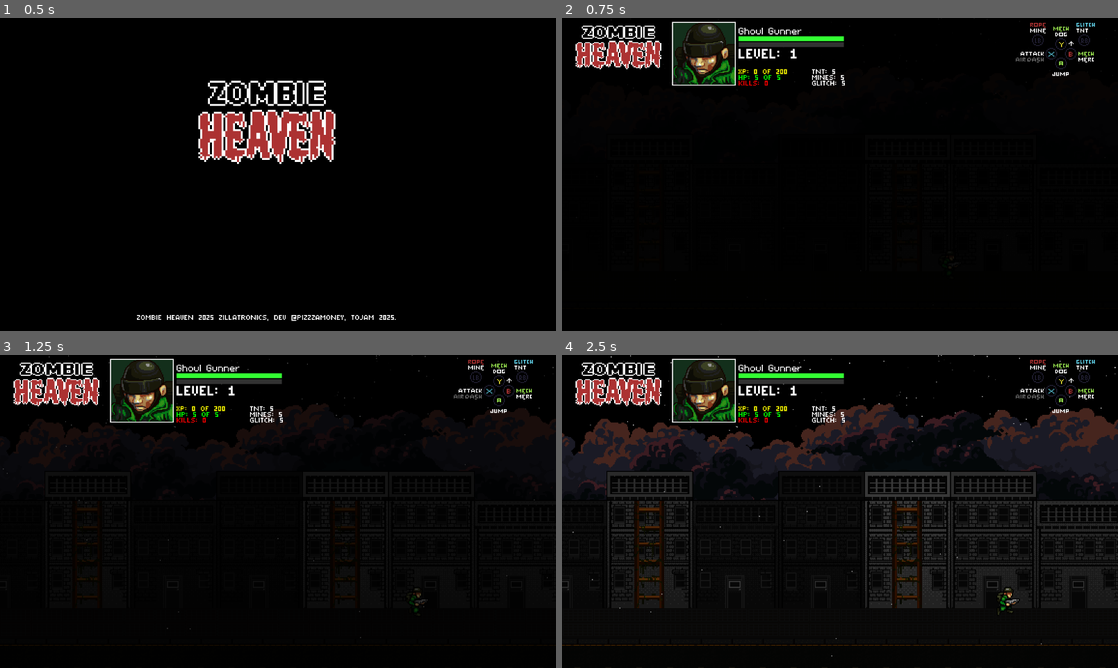
Above: before the commit, frames 1-4 (two rows, left to right).
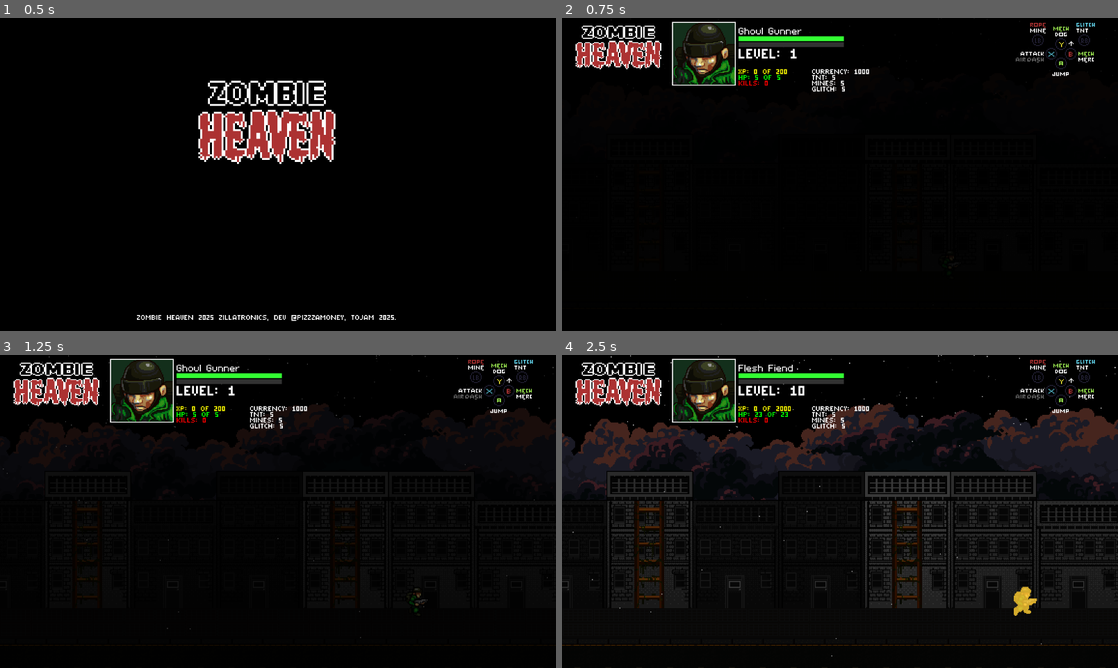
Above: after the commit, the same moments.

Repository: Tekknobot/ZombieSlug
Game: Godot game, scene res://Scenes/Titlescreen.tscn
Same seed, same stepped clock (60 frames per second), same inputs: the game is played once before the commit and once after it.
Inputs:
- Up to frame 1 (0.5 s): no input
- Up to frame 2 (0.75 s): tap Enter (ui_accept) at 0.5 s; hold Right (ui_right) from 0.53 s (still down)
- Up to frame 3 (1.25 s): keep holding Right (ui_right); tap Enter (ui_accept) at 0.77 s
- Up to frame 4 (2.5 s): release Right (ui_right) at 1.28 s; hold Down (ui_down) 1.28-2.03 s; tap Enter (ui_accept) at 1.52 s; hold Right (ui_right) from 2.03 s (still down)

Frame 1 is identical in both runs. In frame 2, 0.3% of the frame differs, in the area x 44-56%, y 16-24%; in frame 3, 0.3%; in frame 4, 0.8%, in the area x 31-86%, y 3-84%.

Commit message:
Keep working on shop ui.

Diff:
--- a/Scenes/Main.tscn
+++ b/Scenes/Main.tscn
@@ -28,6 +28,8 @@
 [ext_resource type="Script" path="res://Scripts/music_random.gd" id="25_te7ld"]
 [ext_resource type="AudioStream" uid="uid://63yq6nmq73ny" path="res://Audio/Tracks/80s Zombie (Demo).mp3" id="26_6i0e4"]
 [ext_resource type="PackedScene" uid="uid://b6ws8bsbmvreg" path="res://Scenes/Effects/Rain_system.scn" id="26_rksku"]
+[ext_resource type="Script" path="res://UI/shop_trigger.gd" id="29_bfhrc"]
+[ext_resource type="PackedScene" uid="uid://mmhaqmvnwmyf" path="res://UI/shop_ui.tscn" id="30_4rxpf"]
 
 [sub_resource type="RectangleShape2D" id="RectangleShape2D_5n51e"]
 size = Vector2(1, 31)
@@ -112,6 +114,8 @@
 [sub_resource type="StyleBoxFlat" id="StyleBoxFlat_5fma5"]
 bg_color = Color(1, 1, 0, 1)
 
+[sub_resource type="RectangleShape2D" id="RectangleShape2D_d2peu"]
+
 [node name="Level" type="Node2D"]
 
 [node name="Roofs" type="Node2D" parent="."]
@@ -7334,11 +7338,17 @@
 
 [node name="Bumpers" type="VBoxContainer" parent="HUD/TopLeft"]
 layout_mode = 0
-offset_left = 258.5
+offset_left = 259.0
 offset_top = 47.0
-offset_right = 308.5
-offset_bottom = 75.0
+offset_right = 329.0
+offset_bottom = 81.0
 theme_override_constants/separation = -10
+
+[node name="CURRENCY" type="RichTextLabel" parent="HUD/TopLeft/Bumpers"]
+custom_minimum_size = Vector2(50, 16)
+layout_mode = 2
+theme_override_fonts/normal_font = ExtResource("7_vaiej")
+text = "CURRENCY: 5"
 
 [node name="TNT" type="RichTextLabel" parent="HUD/TopLeft/Bumpers"]
 custom_minimum_size = Vector2(50, 16)
@@ -7359,7 +7369,7 @@
 text = "GLITCH: 5"
 
 [node name="Music" type="AudioStreamPlayer2D" parent="."]
-autoplay = true
+volume_db = -80.0
 script = ExtResource("25_te7ld")
 tracks = Array[AudioStream]([ExtResource("26_6i0e4")])
 
@@ -7369,3 +7379,14 @@
 
 [node name="ParticleSystem" parent="." instance=ExtResource("26_rksku")]
 position = Vector2(0, -381)
+
+[node name="Shop" type="Area2D" parent="." node_paths=PackedStringArray("shop_ui")]
+position = Vector2(-109, 11)
+script = ExtResource("29_bfhrc")
+shop_ui = NodePath("../ShopUI")
+
+[node name="CollisionShape2D" type="CollisionShape2D" parent="Shop"]
+position = Vector2(0, 10)
+shape = SubResource("RectangleShape2D_d2peu")
+
+[node name="ShopUI" parent="." instance=ExtResource("30_4rxpf")]
--- a/Scripts/bullet_pickup.gd
+++ b/Scripts/bullet_pickup.gd
@@ -46,4 +46,6 @@
 	ctrl.damage              = damage
 	get_tree().get_current_scene().add_child(ctrl)
 
+	Playerstats.currency += 1
+
 	queue_free()
--- a/Scripts/firestorm_pickup.gd
+++ b/Scripts/firestorm_pickup.gd
@@ -37,4 +37,7 @@
 		ctrl.radius                 = radius
 		ctrl.sfx_stream             = sfx_stream
 		get_tree().get_current_scene().add_child(ctrl)
+
+		Playerstats.currency += 1
+
 		queue_free()
--- a/Scripts/freeze_pickup.gd
+++ b/Scripts/freeze_pickup.gd
@@ -34,4 +34,6 @@
 		ctrl.duration   = duration
 		ctrl.sfx_stream = sfx_stream
 		get_tree().get_current_scene().add_child(ctrl)
+		Playerstats.currency += 1
+
 		queue_free()
--- a/Scripts/glitch_pickup.gd
+++ b/Scripts/glitch_pickup.gd
@@ -37,5 +37,6 @@
 
 		# give the player shocks
 		Playerstats.add_shock(amount)
+		Playerstats.currency += 1
 
 		queue_free()
--- a/Scripts/health_pickup.gd
+++ b/Scripts/health_pickup.gd
@@ -45,5 +45,6 @@
 
 	# heal via negative damage
 	Playerstats.damage(-amount)
+	Playerstats.add_currency(10)
 
 	queue_free()
--- a/Scripts/hud.gd
+++ b/Scripts/hud.gd
@@ -9,9 +9,10 @@
 @onready var xp_label     = $TopLeft/XPStatus    as RichTextLabel
 @onready var name_label   = $TopLeft/Name        as RichTextLabel
 
-@onready var tnt_label    = $TopLeft/Bumpers/TNT    as RichTextLabel
-@onready var mines_label  = $TopLeft/Bumpers/MINES  as RichTextLabel
-@onready var shock_label = $TopLeft/Bumpers/SHOCK as RichTextLabel
+@onready var currency_label    	= $TopLeft/Bumpers/CURRENCY			as RichTextLabel
+@onready var tnt_label    		= $TopLeft/Bumpers/TNT    			as RichTextLabel
+@onready var mines_label  		= $TopLeft/Bumpers/MINES  			as RichTextLabel
+@onready var shock_label 		= $TopLeft/Bumpers/SHOCK 			as RichTextLabel
 
 var level_names := [
 	"Ghoul Gunner","Cadaver Crusher","Undead Eradicator","Corpse Conqueror",
@@ -37,6 +38,7 @@
 	level_label.text      = "Level: %d"     % stats.level
 	name_label.text       = level_names[0]
 
+	currency_label.text        = "CURRENCY: %d"    % stats.currency
 	tnt_label.text        = "TNT: %d"    % stats.grenades
 	mines_label.text      = "MINES: %d"  % stats.mines
 	shock_label.text     = "GLITCH: %d" % stats.shocks
@@ -49,6 +51,7 @@
 	stats.connect("health_changed",  Callable(self, "_on_health_changed"))
 	stats.connect("xp_changed",      Callable(self, "_on_xp_changed"))
 	stats.connect("level_changed",   Callable(self, "_on_level_changed"))
+	stats.connect("currency_changed",Callable(self, "_on_currency_changed"))
 	stats.connect("grenades_changed",Callable(self, "_on_grenades_changed"))
 	stats.connect("mines_changed",   Callable(self, "_on_mines_changed"))
 
@@ -84,3 +87,6 @@
 
 func _on_shocks_changed(s: int) -> void:
 	shock_label.text = "GLITCH: %d" % s
+
+func _on_currency_changed(s: int) -> void:
+	currency_label.text = "CURRENCY: %d" % s
--- a/Scripts/lightning_pickup.gd
+++ b/Scripts/lightning_pickup.gd
@@ -36,4 +36,6 @@
 		var ctrl = LightningController.new()
 		get_tree().get_current_scene().add_child(ctrl)
 		ctrl.start(duration, interval, strikes_per_interval, damage)
+		Playerstats.add_currency(10)
+
 		queue_free()
--- a/Scripts/mine_pickup.gd
+++ b/Scripts/mine_pickup.gd
@@ -37,5 +37,6 @@
 
 		# give the player grenades
 		Playerstats.add_mines(amount)
+		Playerstats.add_currency(10)
 
 		queue_free()
--- a/Scripts/orbital_pickup.gd
+++ b/Scripts/orbital_pickup.gd
@@ -33,5 +33,6 @@
 	var ctrl = OrbitalController.new()
 	ctrl.sfx_stream = sfx_stream
 	get_tree().get_current_scene().add_child(ctrl)
+	Playerstats.add_currency(10)
 
 	queue_free()
--- a/Scripts/playerstats.gd
+++ b/Scripts/playerstats.gd
@@ -23,9 +23,12 @@
 signal xp_needed_changed(new_xp_needed: int)
 signal kills_changed(new_kills: int)
 signal level_changed(new_level: int)
+signal currency_changed(new_currency: int)
 signal grenades_changed(new_grenades: int)
 signal mines_changed(new_mines: int)
 signal shocks_changed(new_shocks: int)
+
+var currency = 1000
 
 func _ready() -> void:
 	# Initialize default values
@@ -46,6 +49,7 @@
 	emit_signal("xp_needed_changed", xp_needed)
 	emit_signal("kills_changed", kills)
 	emit_signal("level_changed", level)
+	emit_signal("currency_changed", currency)
 	emit_signal("grenades_changed", grenades)
 	emit_signal("mines_changed", mines)
 	emit_signal("shocks_changed", shocks)
@@ -99,6 +103,7 @@
 	emit_signal("xp_needed_changed", xp_needed)
 	emit_signal("kills_changed", kills)
 	emit_signal("level_changed", level)
+	emit_signal("currency_changed", currency)
 	emit_signal("grenades_changed", grenades)
 	emit_signal("mines_changed", mines)
 	emit_signal("shocks_changed", shocks)
@@ -137,6 +142,17 @@
 	shocks += amount
 	emit_signal("shocks_changed", shocks)
 
+func use_currency(amount: int) -> bool:
+	if currency >= amount:
+		currency -= amount
+		emit_signal("currency_changed", currency)
+		return true
+	return false
+
+func add_currency(amount: int) -> void:
+	currency += amount
+	emit_signal("currency_changed", currency)
+
 # Instantly bump to a target level for testing
 func set_level(target_level: int) -> void:
 	if target_level <= level:
@@ -151,6 +167,7 @@
 	emit_signal("xp_needed_changed", xp_needed)
 	emit_signal("health_changed", health)
 	emit_signal("kills_changed", kills)
+	emit_signal("currency_changed", currency)
 	emit_signal("grenades_changed", grenades)
 	emit_signal("mines_changed", mines)
 	emit_signal("shocks_changed", shocks)
--- a/Scripts/soldier.gd
+++ b/Scripts/soldier.gd
@@ -223,7 +223,7 @@
 	shock_effect.visible = false
 
 	await get_tree().create_timer(1).timeout
-	Playerstats.set_level(1)
+	Playerstats.set_level(10)
 
 func _physics_process(delta: float) -> void:
 	if is_dead:
--- a/Scripts/spore_pickup.gd
+++ b/Scripts/spore_pickup.gd
@@ -48,4 +48,6 @@
 	cloud.dps = gas_dps
 	get_tree().get_current_scene().add_child(cloud)
 
+	Playerstats.add_currency(10)
+
 	queue_free()
--- a/Scripts/star_pickup.gd
+++ b/Scripts/star_pickup.gd
@@ -34,4 +34,6 @@
 	if body.has_method("apply_star"):
 		body.apply_star(duration, damage)
 
+	Playerstats.add_currency(10)
+
 	queue_free()
--- a/Scripts/time_warp_pickup.gd
+++ b/Scripts/time_warp_pickup.gd
@@ -39,4 +39,6 @@
 		ctrl.sfx_stream  = sfx_stream
 		get_tree().get_current_scene().add_child(ctrl)
 
+		Playerstats.add_currency(10)
+
 		queue_free()
--- a/Scripts/tnt_pickup.gd
+++ b/Scripts/tnt_pickup.gd
@@ -37,5 +37,6 @@
 
 		# give the player grenades
 		Playerstats.add_grenades(amount)
+		Playerstats.add_currency(10)
 
 		queue_free()
--- a/Scripts/tnt_yellow_pickup.gd
+++ b/Scripts/tnt_yellow_pickup.gd
@@ -43,4 +43,6 @@
 		if body.has_method("enable_homing_grenades"):
 			body.enable_homing_grenades(homing_duration)
 
+		Playerstats.add_currency(10)
+
 		queue_free()
--- /dev/null
+++ b/UI/shop_trigger.gd
@@ -0,0 +1,38 @@
+# res://Scripts/ShopTrigger.gd
+extends Area2D
+
+@export var shop_ui: CanvasLayer
+
+var _player_in_zone := false
+
+func _ready() -> void:
+	print("[%s] ShopTrigger ready. monitoring=%s, layer=%d, mask=%d" %
+		[name, monitoring, collision_layer, collision_mask])
+	connect("body_entered", Callable(self, "_on_body_entered"))
+	connect("body_exited",  Callable(self, "_on_body_exited"))
+	set_process(true)
+
+func _process(delta: float) -> void:
+	# if player is in the zone and presses Up, open the shop
+	if _player_in_zone and Input.is_action_just_pressed("ui_up"):
+		print("ui_up pressed in shop zone → opening shop")
+		shop_ui.update_currency_label()
+		shop_ui.populate_upgrades()
+		shop_ui.show_shop()
+		get_tree().paused = true
+
+func _on_body_entered(body: Node) -> void:
+	print("[%s] body_entered -> %s, groups=%s" %
+		[name, body.name, body.get_groups()])
+	if body.is_in_group("Player"):
+		_player_in_zone = true
+		print("  → Player entered shop zone")
+
+func _on_body_exited(body: Node) -> void:
+	print("[%s] body_exited  -> %s, groups=%s" %
+		[name, body.name, body.get_groups()])
+	if body.is_in_group("Player"):
+		_player_in_zone = false
+		print("  → Player left shop zone, closing shop")
+		shop_ui.hide_shop()
+		get_tree().paused = false
--- /dev/null
+++ b/UI/shop_ui.gd
@@ -0,0 +1,253 @@
+# ShopUI.gd
+extends CanvasLayer
+
+@export var font: Font                   # assign your Font resource here
+@export var font_size: int = 16         # adjust this to resize text
+@export var panel_padding: Vector2 = Vector2(16,16)
+
+# ← only damage‐related upgrades here:
+var upgrades = [
+	{
+		"name":   "Grenade Damage +1",
+		"cost":    100,
+		"stat":   "initial_grenade_damage",
+		"amount":   1
+	},
+	{
+		"name":   "Mine Damage +1",
+		"cost":    125,
+		"stat":   "initial_mine_damage",
+		"amount":   1
+	},
+	{
+		"name":   "Dog Damage +1",
+		"cost":    150,
+		"stat":   "dog_base_damage",
+		"amount":   1
+	},
+	{
+		"name":   "Merc Damage +1",
+		"cost":    175,
+		"stat":   "merc_base_damage",
+		"amount":   1
+	},
+	{
+		"name":   "Mech Damage +5",
+		"cost":    200,
+		"stat":   "mech_base_damage",
+		"amount":   5
+	},
+	{
+		"name":   "Panther Damage +5",
+		"cost":    200,
+		"stat":   "mech_panther_base_damage",
+		"amount":   5
+	},
+]
+
+@onready var panel              = $Panel
+@onready var shop_label         = $Panel/VBoxContainer/ShopName
+@onready var currency_label     = $Panel/VBoxContainer/CurrencyLabel
+@onready var upgrades_container = $Panel/VBoxContainer/UpgradesContainer
+
+func _ready():
+	hide()
+	# Ensure this UI still receives input when the game is paused
+	process_mode = Node.PROCESS_MODE_WHEN_PAUSED
+	# Enable unhandled input even when paused
+	set_process_unhandled_input(true)
+
+	update_currency_label()
+	update_shop_label()
+	populate_upgrades()
+
+func _input(event: InputEvent) -> void:
+	if not visible:
+		return
+
+	# Navigate with up/down
+	if event.is_action_pressed("ui_up"):
+		_focus_prev_button()
+		get_viewport().set_input_as_handled()
+	elif event.is_action_pressed("ui_down"):
+		_focus_next_button()
+		get_viewport().set_input_as_handled()
+
+	# Activate focused button with jump (keyboard or gamepad)
+	elif event.is_action_pressed("jump"):
+		var focused = get_viewport().gui_get_focus_owner()
+		if focused and focused is Button:
+			focused.emit_signal("pressed")
+			get_viewport().set_input_as_handled()
+
+
+func update_currency_label():
+	currency_label.text = "Currency: " + str(Playerstats.currency)
+	if font:
+		currency_label.add_theme_font_override("font", font)
+		currency_label.add_theme_constant_override("font_size", font_size)
+
+func update_shop_label():
+	shop_label.text = "UPGRADE MERCHANT"
+	if font:
+		shop_label.add_theme_font_override("font", font)
+		shop_label.add_theme_constant_override("font_size", font_size)
+
+func populate_upgrades():
+	# clear existing rows
+	for child in upgrades_container.get_children():
+		child.free()
+
+	# one HBox entry per upgrade with label and buy button side by side
+	for data in upgrades:
+		# duplicate and scale amount by current player level
+		var payload = data.duplicate()
+		payload.amount = data.amount * Playerstats.level
+
+		var row = HBoxContainer.new()
+		# row itself doesn’t need to grab focus—buttons will
+		if font:
+			row.add_theme_font_override("font", font)
+			row.add_theme_constant_override("font_size", font_size)
+
+		# description label (show scaled amount)
+		var desc = Label.new()
+		desc.text = "%s +%d (Cost: %d)" % [data.name.split(" +")[0], payload.amount, data.cost]
+		desc.focus_mode = Control.FOCUS_NONE
+		if font:
+			desc.add_theme_font_override("font", font)
+			desc.add_theme_constant_override("font_size", font_size)
+		row.add_child(desc)
+
+		# buy button next to label
+		var btn = Button.new()
+		btn.text = "Buy"
+		btn.disabled = Playerstats.currency < data.cost
+		btn.focus_mode = Control.FOCUS_ALL
+		if font:
+			btn.add_theme_font_override("font", font)
+			btn.add_theme_constant_override("font_size", font_size)
+		btn.connect("pressed", Callable(self, "_on_buy_pressed").bind(payload))
+		row.add_child(btn)
+
+		upgrades_container.add_child(row)
+
+	# separator and leave button
+	upgrades_container.add_child(HSeparator.new())
+	var leave_btn = Button.new()
+	leave_btn.text = "Leave"
+	leave_btn.focus_mode = Control.FOCUS_ALL
+	if font:
+		leave_btn.add_theme_font_override("font", font)
+		leave_btn.add_theme_constant_override("font_size", font_size)
+	leave_btn.connect("pressed", Callable(self, "_on_leave_pressed"))
+	upgrades_container.add_child(leave_btn)
+
+	_fit_panel_to_content()
+	_grab_first_button_focus()
+
+func _on_buy_pressed(data: Dictionary) -> void:
+	var btn = get_viewport().gui_get_focus_owner() as Button
+	var desc = btn.get_parent().get_child(0) as Label
+
+	# Try to spend currency via use_currency()
+	if Playerstats.use_currency(data.cost):
+		apply_upgrade(data)
+		update_currency_label()  # or rely on currency_changed signal to update UI
+		# flash description green
+		if is_instance_valid(desc):
+			desc.modulate = Color(0,1,0)
+		await get_tree().create_timer(0.2).timeout
+		if is_instance_valid(desc):
+			desc.modulate = Color(1,1,1)
+		populate_upgrades()
+	else:
+		# flash description red
+		if is_instance_valid(desc):
+			desc.modulate = Color(1,0,0)
+		await get_tree().create_timer(0.2).timeout
+		if is_instance_valid(desc):
+			desc.modulate = Color(1,1,1)
+		push_error("Not enough currency for %s" % data.name)
+
+func apply_upgrade(data: Dictionary) -> void:
+	# Find the player instance
+	var players = get_tree().get_nodes_in_group("Player")
+	if players.is_empty():
+		push_error("No Player instance found to apply upgrade")
+		return
+	var soldier = players[0]
+
+	match data.stat:
+		"max_health":
+			soldier.max_health += data.amount
+			soldier.health = soldier.max_health
+			# if you want to notify the UI via PlayerStats:
+			Playerstats.health = soldier.health
+			Playerstats.emit_signal("health_changed", soldier.health)
+
+		"initial_grenade_damage":
+			soldier.grenade_damage += data.amount
+
+		"initial_mine_damage":
+			soldier.mine_damage += data.amount
+
+		"dog_base_damage":
+			soldier.dog_base_damage += data.amount
+
+		"merc_base_damage":
+			soldier.merc_base_damage += data.amount
+
+		"mech_base_damage":
+			soldier.mech_base_damage += data.amount
+
+		"mech_panther_base_damage":
+			soldier.mech_panther_base_damage += data.amount
+
+		_:
+			push_warning("Unknown upgrade stat: %s" % data.stat)
+			return
+
+func _on_leave_pressed() -> void:
+	hide_shop()
+	get_tree().paused = false
+
+func _focus_next_button() -> void:
+	var buttons = _get_all_buttons()
+	if buttons.is_empty(): return
+	var curr = get_viewport().gui_get_focus_owner()
+	var idx  = buttons.find(curr)
+	buttons[(idx + 1) % buttons.size()].grab_focus()
+
+func _focus_prev_button() -> void:
+	var buttons = _get_all_buttons()
+	if buttons.is_empty(): return
+	var curr = get_viewport().gui_get_focus_owner()
+	var idx  = buttons.find(curr)
+	buttons[(idx - 1 + buttons.size()) % buttons.size()].grab_focus()
+
+func _get_all_buttons() -> Array:
+	var list = []
+	for entry in upgrades_container.get_children():
+		if entry is Button:
+			list.append(entry)
+		for child in entry.get_children():
+			if child is Button:
+				list.append(child)
+	return list
+
+func _grab_first_button_focus() -> void:
+	var buttons = _get_all_buttons()
+	if not buttons.is_empty():
+		buttons[0].grab_focus()
+
+func _fit_panel_to_content() -> void:
+	var content_size = $Panel/VBoxContainer.get_combined_minimum_size()
+	panel.custom_minimum_size = content_size + panel_padding * 2
+
+func show_shop() -> void:
+	visible = true
+	_grab_first_button_focus()
+
+func hide_shop() -> void:
+	visible = false
--- /dev/null
+++ b/UI/shop_ui.tscn
@@ -0,0 +1,42 @@
+[gd_scene load_steps=4 format=3 uid="uid://mmhaqmvnwmyf"]
+
+[ext_resource type="Script" path="res://UI/shop_ui.gd" id="1_hfpgg"]
+[ext_resource type="FontFile" uid="uid://dgugahs6bc7so" path="res://Fonts/magofonts/mago3.ttf" id="2_w8yy6"]
+
+[sub_resource type="StyleBoxFlat" id="StyleBoxFlat_06x2b"]
+bg_color = Color(0.0676867, 0.0670771, 0.0618145, 1)
+border_width_left = 1
+border_width_top = 1
+border_width_right = 1
+border_width_bottom = 1
+
+[node name="ShopUI" type="CanvasLayer"]
+script = ExtResource("1_hfpgg")
+font = ExtResource("2_w8yy6")
+font_size = 64
+
+[node name="Panel" type="Panel" parent="."]
+offset_left = 410.0
+offset_top = 189.0
+offset_right = 450.0
+offset_bottom = 229.0
+theme_override_styles/panel = SubResource("StyleBoxFlat_06x2b")
+
+[node name="VBoxContainer" type="VBoxContainer" parent="Panel"]
+layout_mode = 2
+offset_left = 19.0
+offset_top = 6.0
+offset_right = 20.0
+offset_bottom = 33.0
+
+[node name="ShopName" type="Label" parent="Panel/VBoxContainer"]
+layout_mode = 2
+
+[node name="CurrencyLabel" type="Label" parent="Panel/VBoxContainer"]
+layout_mode = 2
+
+[node name="Control" type="Control" parent="Panel/VBoxContainer"]
+layout_mode = 2
+
+[node name="UpgradesContainer" type="VBoxContainer" parent="Panel/VBoxContainer"]
+layout_mode = 2
--- a/project.godot
+++ b/project.godot
@@ -27,7 +27,7 @@
 
 [display]
 
-window/size/mode=3
+window/size/mode=2
 window/stretch/mode="viewport"
 
 [input]
Not shown: 1 places in Scenes/Main.tscn that only renumber resources
